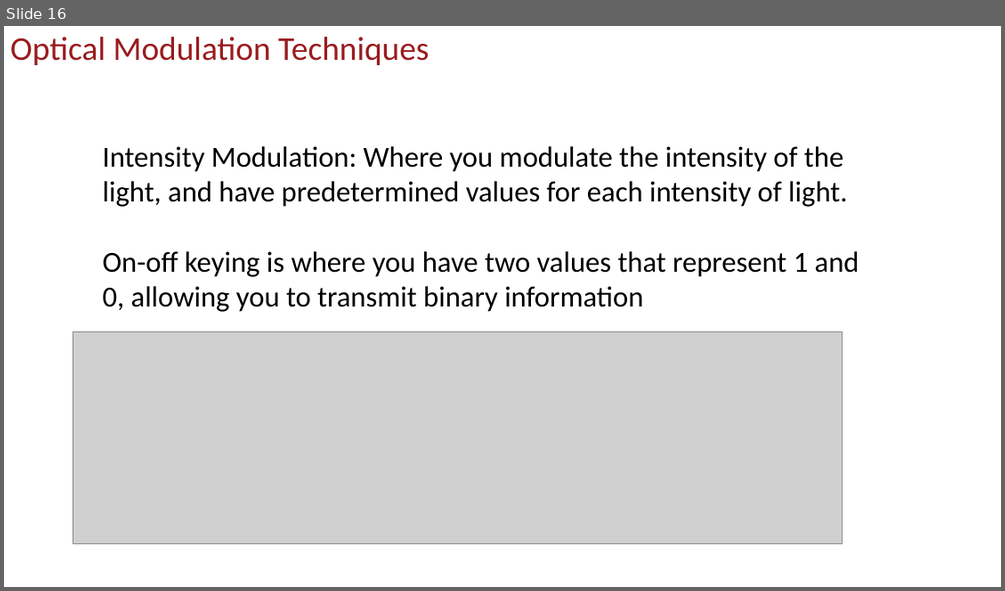
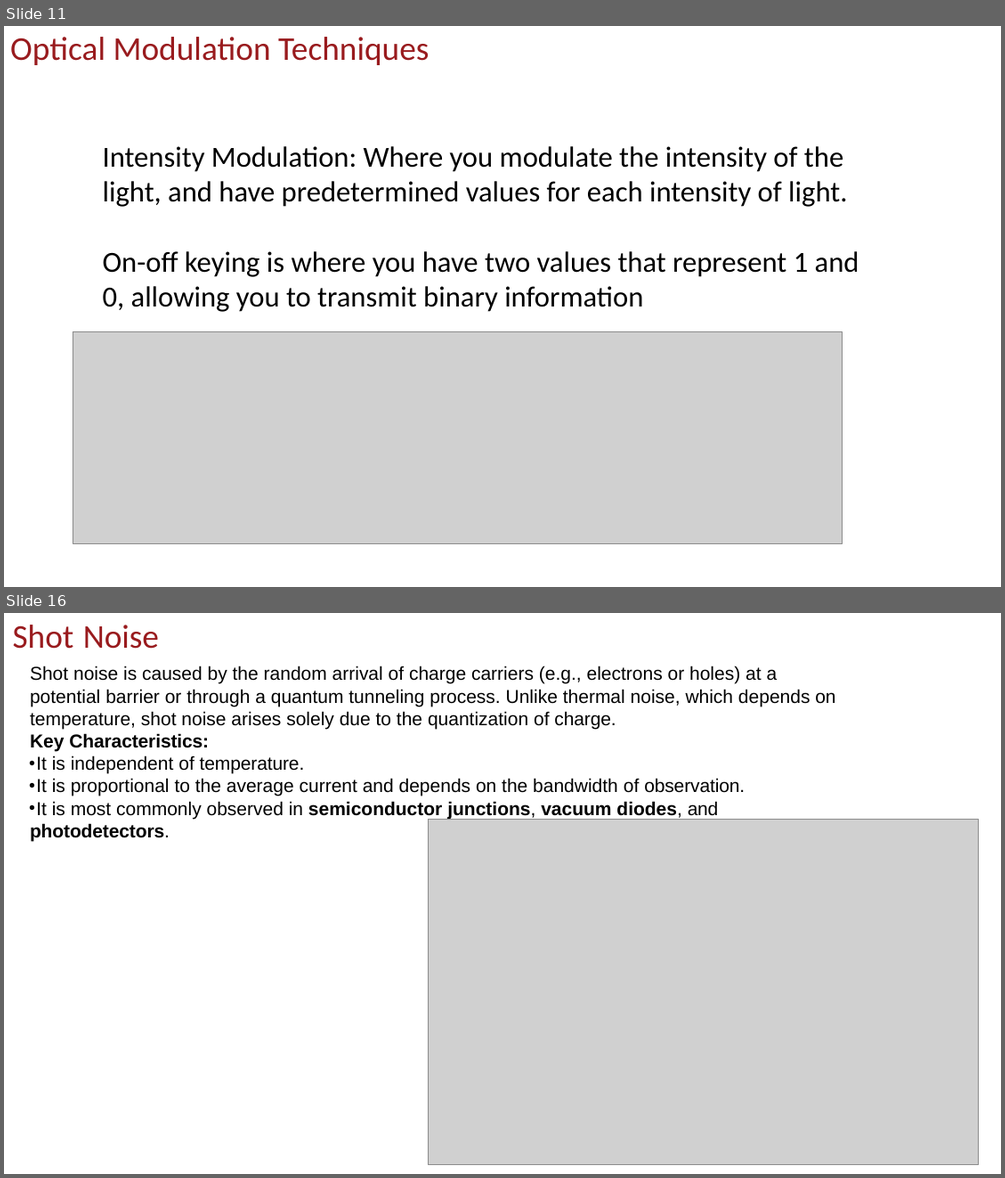
Before and after one commit to uscee105/ee105, a slide deck: assets/module-5-comm/mod-5-lecture-21-opt-comm.pptx. Shown one above the other, each under a label of ours: slide 16 before the commit, slides 11 and 16 after it; the slides between them are not shown. The pictures are 1005x591 and 1005x1178 pixels, drawn with LibreOffice and Linux fonts; fonts in the diff are those of the drawing; grey boxes stand for pictures; background and template pictures are left out. Boxes give left, top, right and bottom in pixels: in the first picture for what was removed or moved away, otherwise in the second. Text is boxed around its words. In the diff, an @@ line names an element or a change of style, - is before the commit and + after.

```diff
--- a/assets/module-5-comm/mod-5-lecture-21-opt-comm.pptx
+++ b/assets/module-5-comm/mod-5-lecture-21-opt-comm.pptx
@@ slide 16 added at [4,613,1001,1174], background #FFFFFF @@
@@ title added at [13,625,159,649], 32 pt, text #991B1E @@
+Shot Noise
@@ text added at [30,666,835,841], 18 pt, text #000000 @@
+Shot noise is caused by the random arrival of charge carriers (e.g., electrons or holes) at a potential barrier or through a quantum tunneling process. Unlike thermal noise, which depends on temperature, shot noise arises solely due to the quantization of charge.
+Key Characteristics:
+• It is independent of temperature.
+• It is proportional to the average current and depends on the bandwidth of observation.
+• It is most commonly observed in semiconductor junctions, vacuum diodes, and
+photodetectors.
@@ picture added at [428,819,979,1165] @@
@@ what was slide 16 is now slide 11 @@
```
Also in this commit, not shown: 1 slide changed, 29 other slides added, 5 slides removed, 43 other files.
